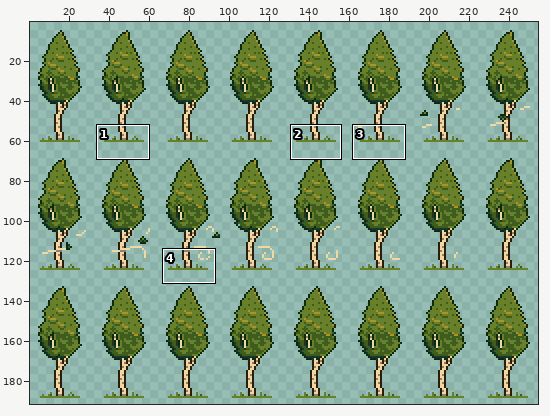
A sprite sheet gets an edit: Assets/Art/Sprites/Nature/Plants/Trees/tree_small_birch_summer.png. Above: a wide view before the commit, with the close-up outlined.
Close-up. Old version:
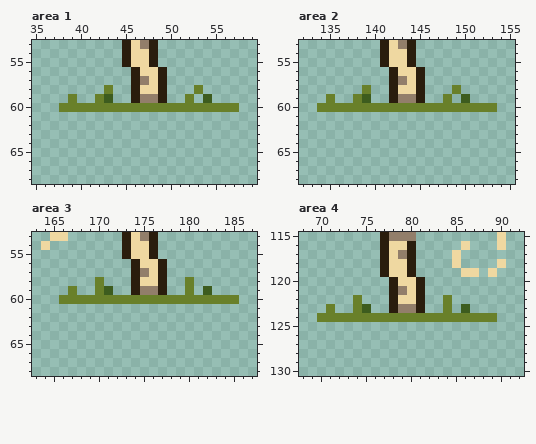
The file is 256x192 pixels. Shown: area 1: x 35..59, y 53..68; area 2: x 132..155, y 53..68; area 3: x 163..187, y 53..68; area 4: x 68..92, y 115..130. The wide view leaves out empty margins. The commit also changed other parts of the picture, which this record leaves out.
New version:
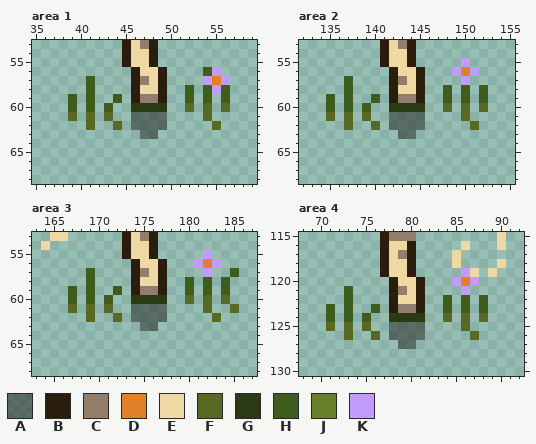
Palette (. is transparent): A #150f0a75  B #2a1d0d  C #927e6a  D #e08128  E #efd8a1  F #586924  G #2b3915  H #3d5c1e  J #69802a  K #c09dfc
The edit:
Area 1:
Colour A is added in rows 61 to 62 at x 46 to 49; in row 63 at x 47 to 48.
Colour D is added in row 57 at x 55.
Colour F is added in row 61 at x 39, 41, 43 and 54; in row 62 at x 41, 44 and 55.
Colour F replaces colour J in row 60 at x 52, 54 and 56.
Colour G replaces colour J in row 60 at x 46 to 49.
Colour H is added in row 56 at x 54; in row 57 at x 41; in row 58 at x 41, 52, 54 and 56; in row 59 at x 41, 44 and 56.
Colour H replaces colour J in row 59 at x 39 and 52; in row 60 at x 39, 41 and 43.
Colour K is added in row 56 at x 55; in row 57 at x 54 and 56; in row 58 at x 55.
Colour H is removed in row 59 at x 43.
Colour J is removed in row 58 at x 43 and 53; in row 59 at x 42; in row 60 at x 38, 40, 42, 44 to 45, 50 to 51, 53, 55 and 57.
Area 2:
Colour A is added in rows 61 to 62 at x 142 to 145; in row 63 at x 143 to 144.
Colour D is added in row 56 at x 150.
Colour F is added in row 61 at x 135, 137, 139 and 150; in row 62 at x 137, 140 and 151.
Colour F replaces colour J in row 60 at x 148, 150 and 152.
Colour G replaces colour J in row 60 at x 142 to 145.
Colour H is added in row 57 at x 137; in row 58 at x 137, 148, 150 and 152; in row 59 at x 137, 140 and 152.
Colour H replaces colour J in row 59 at x 135 and 148; in row 60 at x 135, 137 and 139.
Colour K is added in row 55 at x 150; in row 56 at x 149 and 151; in row 57 at x 150.
Colour H is removed in row 59 at x 139.
Colour J is removed in row 58 at x 139 and 149; in row 59 at x 138; in row 60 at x 134, 136, 138, 140 to 141, 146 to 147, 149, 151 and 153.
Area 3:
Colour A is added in rows 61 to 62 at x 174 to 177; in row 63 at x 175 to 176.
Colour D is added in row 56 at x 182.
Colour F is added in row 61 at x 167, 169, 171, 182 and 185; in row 62 at x 169, 172 and 183.
Colour F replaces colour J in row 60 at x 180, 182 and 184.
Colour G replaces colour J in row 60 at x 174 to 177.
Colour H is added in row 57 at x 169 and 185; in row 58 at x 169, 182 and 184; in row 59 at x 169, 172 and 184.
Colour H replaces colour J in row 58 at x 180; in row 59 at x 167 and 180; in row 60 at x 167, 169 and 171.
Colour K is added in row 55 at x 182; in row 56 at x 181 and 183; in row 57 at x 182.
Colour H is removed in row 59 at x 171.
Colour J is removed in rows 58 to 59 at x 170; in row 60 at x 166, 168, 170, 172 to 173, 178 to 179, 181, 183 and 185.
Area 4:
Colour A is added in rows 125 to 126 at x 78 to 81; in row 127 at x 79 to 80.
Colour D is added in row 120 at x 86.
Colour F is added in row 125 at x 71, 73, 75 and 86; in row 126 at x 73, 76 and 87.
Colour F replaces colour J in row 124 at x 84, 86 and 88.
Colour G replaces colour J in row 124 at x 78 to 81.
Colour H is added in row 121 at x 73; in row 122 at x 73, 86 and 88; in row 123 at x 73, 76 and 88.
Colour H replaces colour J in row 122 at x 84; in row 123 at x 71 and 84; in row 124 at x 71, 73 and 75.
Colour K is added in row 120 at x 85 and 87; in row 121 at x 86.
Colour K replaces colour E in row 119 at x 86.
Colour H is removed in row 123 at x 75.
Colour J is removed in rows 122 to 123 at x 74; in row 124 at x 70, 72, 74, 76 to 77, 82 to 83, 85, 87 and 89.
Pixel boxes of the changes (left, top, right, bottom) in both close-ups:
changed: (59, 67, 239, 139)
changed: (317, 58, 497, 139)
changed: (59, 250, 239, 331)
changed: (317, 268, 497, 349)
